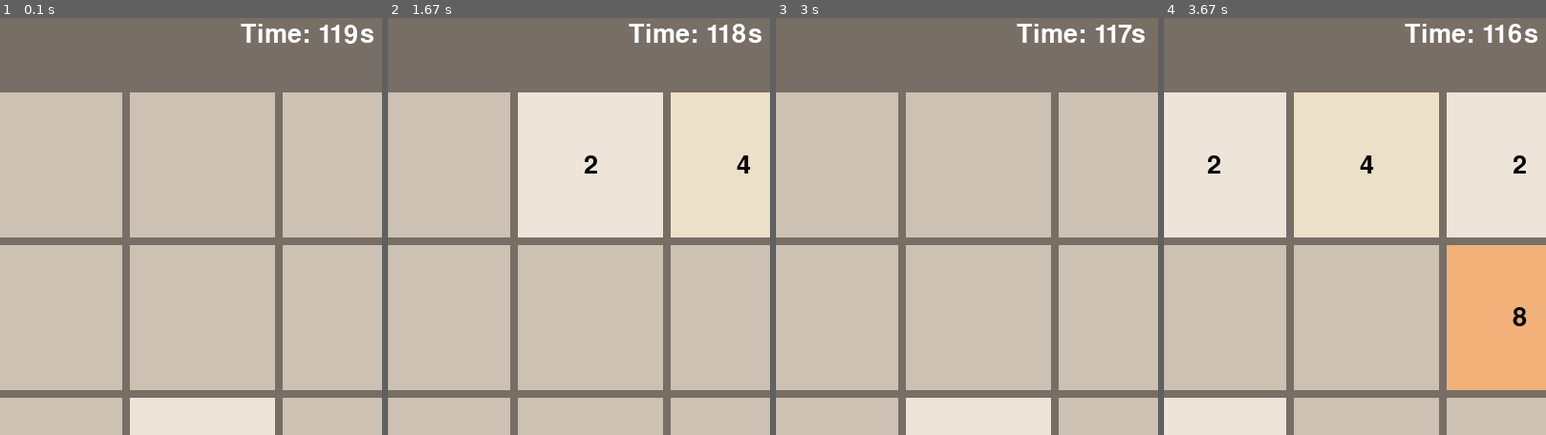
Above: before the commit, frames 1-4 (left to right).
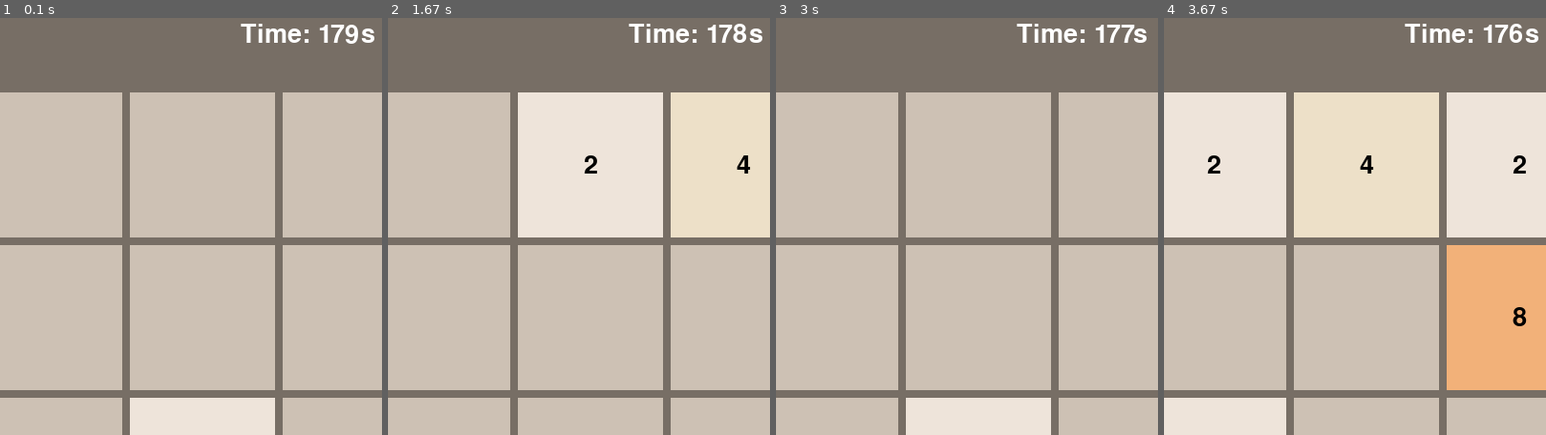
Above: after the commit, the same moments.

Repository: Zlaikq/PygameFinalProject
Game: pygame game, started from FinalProject.py
Same seed, same stepped clock (60 frames per second), same inputs: the game is played once before the commit and once after it.
Inputs:
- Up to frame 1 (0.1 s): no input
- Up to frame 2 (1.67 s): hold D 0.33-0.8 s; hold W 0.83-1.13 s; hold D 1.17-1.63 s
- Up to frame 3 (3 s): hold A 1.67-2.2 s; hold S 2.23-2.53 s; hold A 2.57-2.97 s
- Up to frame 4 (3.67 s): hold W 3-3.37 s; hold D from 3.4 s (still down)
The pictures show only the part of the screen within x 44-94%, y 0-50%; the shares and areas given below are measured in that part.

The runs differ from the first frame. In frame 1, 0.2% of the frame differs, in the area x 86-98%, y 1-7%; in frame 2, 0.2%; in frame 3, 0.2%, in the area x 86-97%, y 1-6%; in frame 4, 0.2%.

Commit message:
Add files via upload

Diff:
--- a/FinalProject.py
+++ b/FinalProject.py
@@ -46,7 +46,7 @@
         self.score = 0
         self.dead_tile_flags = set()
         self.start_time = time.time()
-        self.time_limit = 120
+        self.time_limit = 180
         self.spawn_tile()
         self.spawn_tile()
         self.game_over = False
